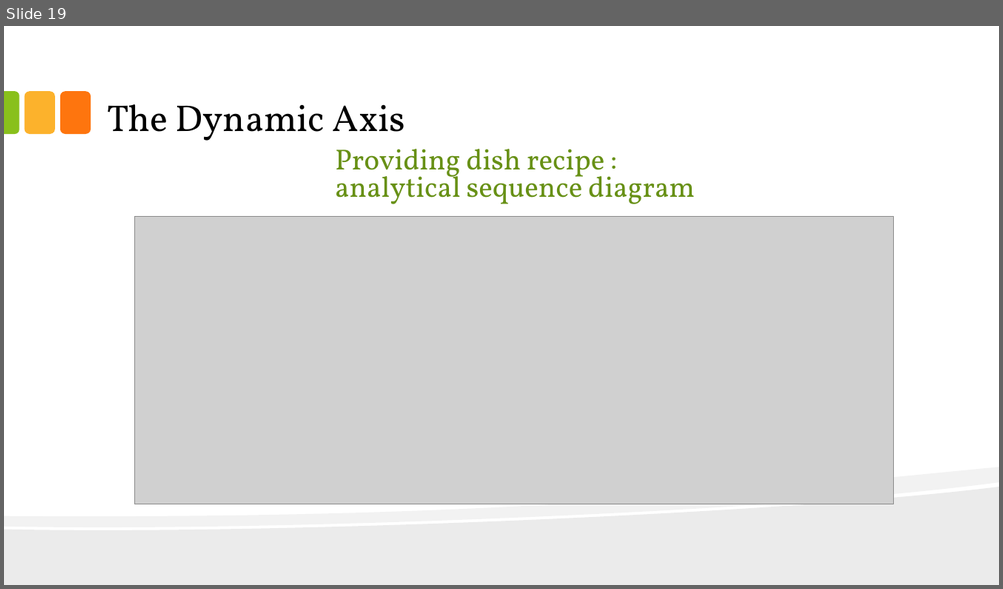
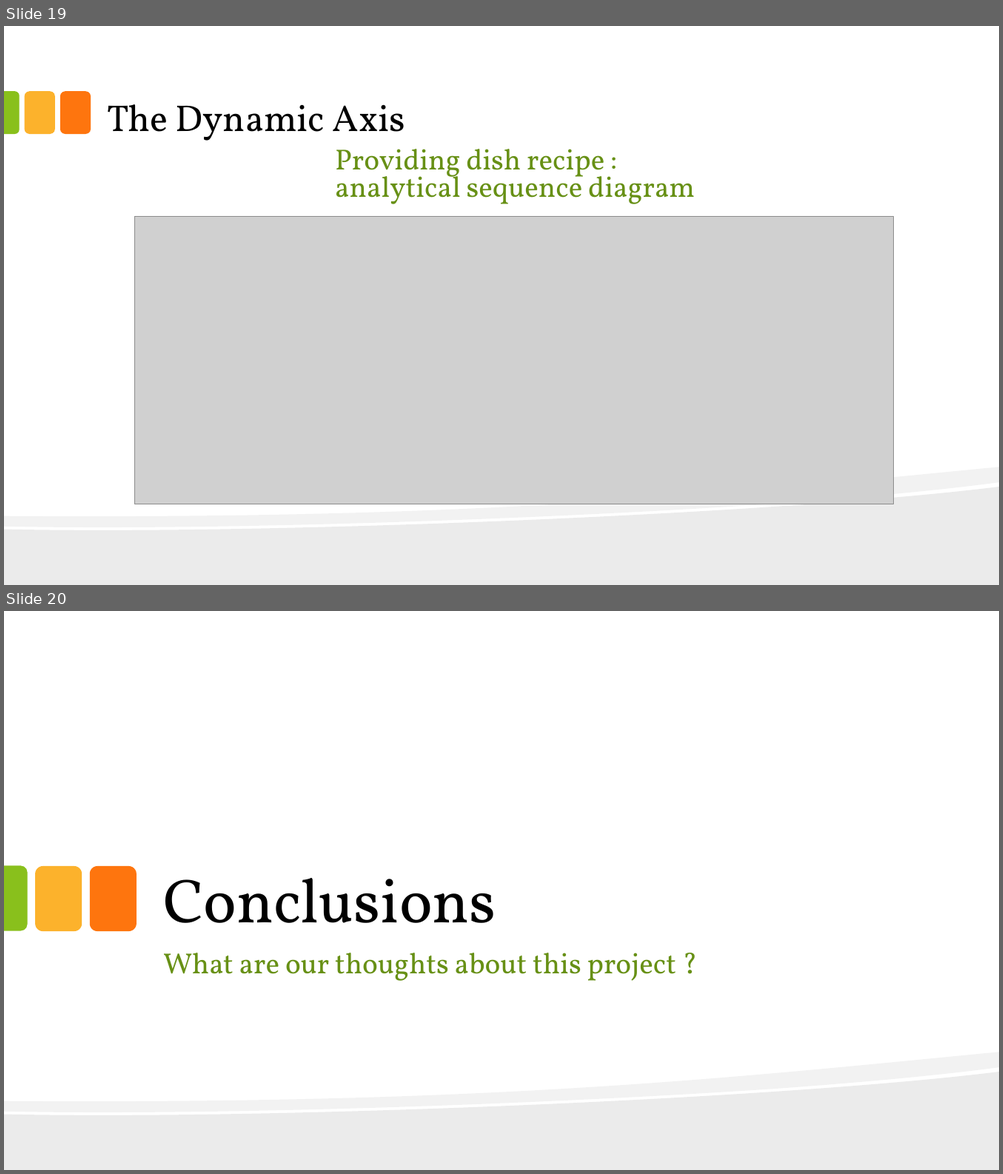
Before and after one commit to thelittlewozniak/iKitchen, a slide deck: Fichiers analyse/IKitchen.pptx. Shown one above the other, each under a label of ours: slide 19 before the commit, slides 19 and 20 after it. The pictures are 1003x589 and 1003x1174 pixels, drawn with LibreOffice and Linux fonts; fonts in the diff are those of the drawing; grey boxes stand for pictures. Boxes give left, top, right and bottom in pixels: in the first picture for what was removed or moved away, otherwise in the second. Text is boxed around its words. In the diff, an @@ line names an element or a change of style, - is before the commit and + after.

```diff
--- a/Fichiers analyse/IKitchen.pptx
+++ b/Fichiers analyse/IKitchen.pptx
@@ slide 20 added at box(4, 611, 999, 1170), background #FFFFFF; not listed: 2 template elements that a slide beside it also shows @@
@@ round same rect added at box(4, 866, 27, 931), fill #89C01C @@
@@ rounded rectangle added at box(35, 866, 82, 931), fill #FCB22C @@
@@ rounded rectangle added at box(90, 866, 136, 931), fill #FE750E @@
@@ title added at box(163, 878, 496, 923), 60 pt, text #000000 @@
+Conclusions
@@ text added at box(163, 953, 677, 981), 28 pt, text #679015 @@
+What are our thoughts about this project ?
```
Also in this commit, not shown: 1 slide changed, 1 other slide added, 7 other files.
